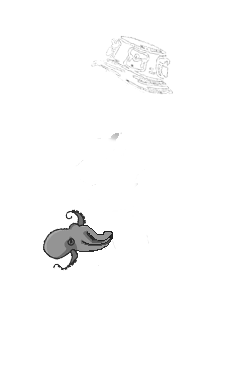
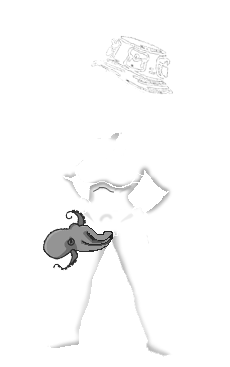
Layered file, before and after one edit (230px x 367px). Changes by layer:
added layer "Layer 10 copy 4" in group "10" over [99, 213, 113, 223]
added layer "Layer 9 copy 10" in group "10" over [47, 165, 172, 357]